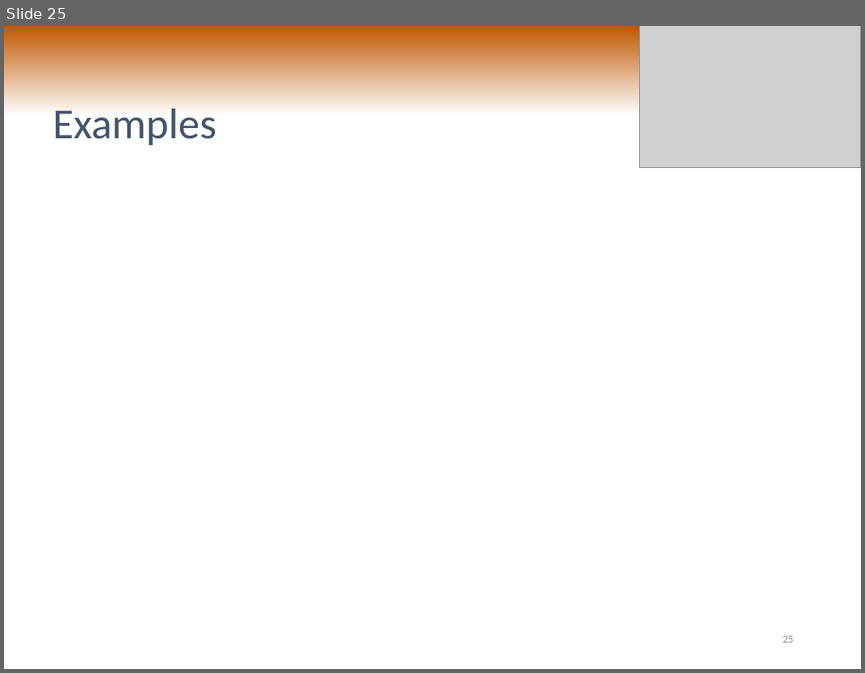
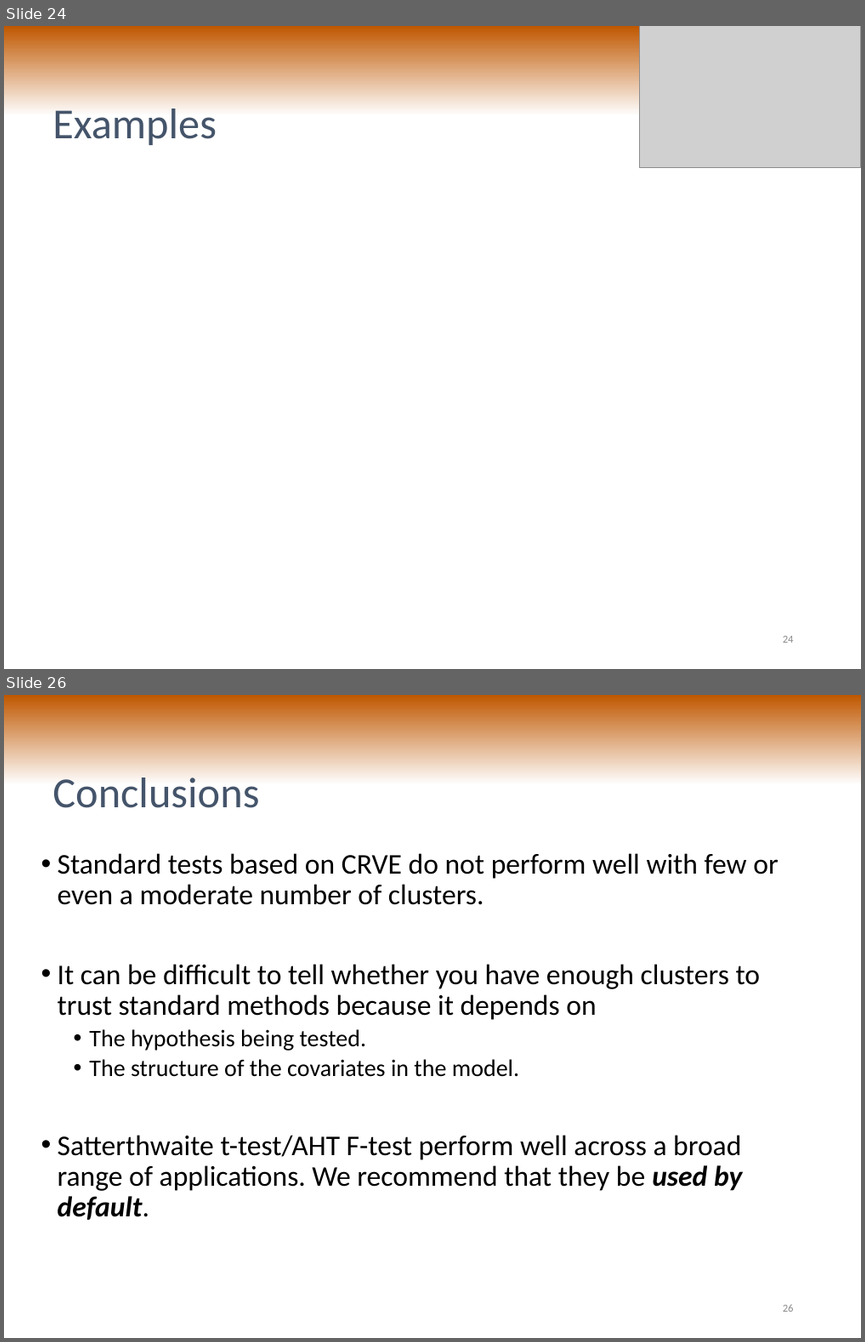
Before and after one commit to jepusto/clubSandwich, a slide deck: paper_ClusterRobustTesting/PRC_talk_20160218.pptx. Shown one above the other, each under a label of ours: slide 25 before the commit, slides 24 and 26 after it; the slides between them are not shown. The pictures are 865x673 and 865x1342 pixels, drawn with LibreOffice and Linux fonts; fonts in the diff are those of the drawing; grey boxes stand for pictures. Boxes give left, top, right and bottom in pixels: in the first picture for what was removed or moved away, otherwise in the second. Text is boxed around its words. In the diff, an @@ line names an element or a change of style, - is before the commit and + after.

```diff
--- a/paper_ClusterRobustTesting/PRC_talk_20160218.pptx
+++ b/paper_ClusterRobustTesting/PRC_talk_20160218.pptx
@@ slide 26 added at box(4, 695, 861, 1338), background gradient #BF5700 to #FFFFFF @@
@@ title added at box(52, 777, 259, 808), 36 pt, text #44546A @@
+Conclusions
@@ text added at box(58, 853, 778, 1219), 24 pt, text #000000 @@
+• Standard tests based on CRVE do not perform well with few or even a moderate number of clusters.
+• It can be difficult to tell whether you have enough clusters to trust standard methods because it depends on
+  • The hypothesis being tested.
+  • The structure of the covariates in the model.
+• Satterthwaite t-test/AHT F-test perform well across a broad range of applications. We recommend that they be used by default.
@@ page number added at box(783, 1304, 794, 1311), 9 pt, text #8C8C8C @@
+26
@@ what was slide 25 is now slide 24 @@
@@ page number at box(783, 635, 794, 642): text changed @@
-25
+24
```
Also in this commit, not shown: 13 slides changed, 2 other slides added, 2 slides removed, 4 other files.
